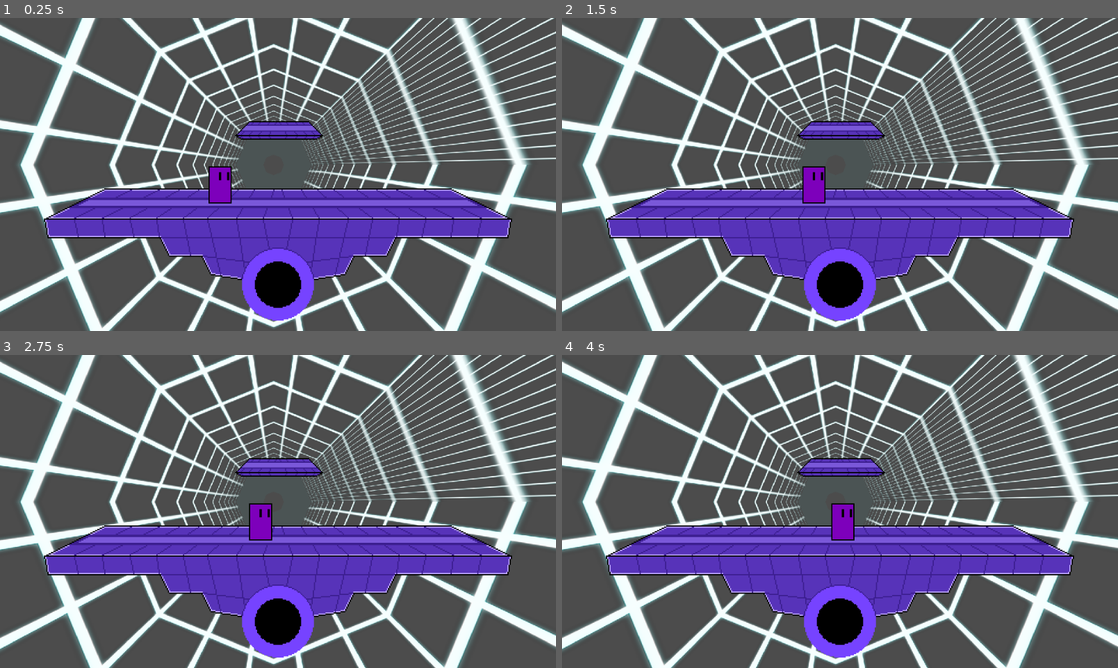
Above: before the commit, frames 1-4 (two rows, left to right).
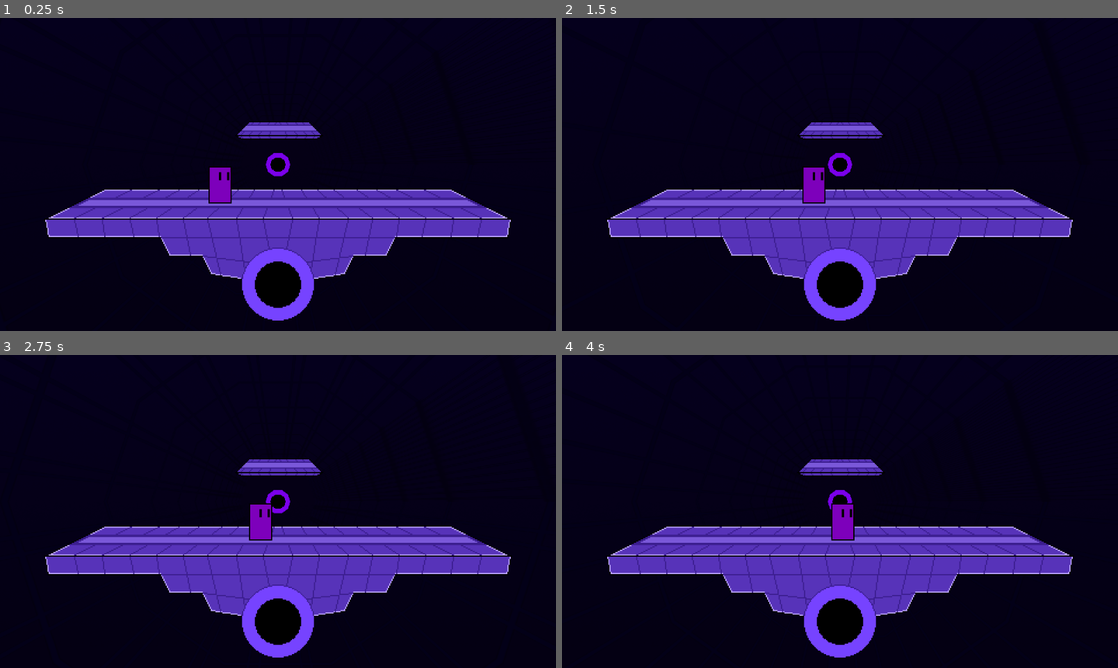
Above: after the commit, the same moments.

Repository: Logn35/SmashBox
Game: Godot game, scene res://Stages/Test Stage.tscn
The game is run twice, just before and just after one commit, with the same random seed, the same clock (stepped at 60 frames per second) and the same inputs.
Inputs:
- Up to frame 1 (0.25 s): no input
- Up to frame 2 (1.5 s): tap Enter at 0.5 s; hold D (moveRight) 0.53-1.28 s; hold Space (jump, bound only before the commit) 0.53-1.28 s; hold A (moveLeft) from 1.28 s (still down); tap Space (jump, bound only before the commit) at 1.35 s
- Up to frame 3 (2.75 s): tap Space (jump, bound only before the commit) at 1.52, 1.82 s; release A (moveLeft) at 2.03 s; hold D (moveRight) from 2.03 s (still down); hold Space (jump, bound only before the commit) from 2.03 s (still down)
- Up to frame 4 (4 s): release Space (jump, bound only before the commit) at 2.78 s; tap Space (jump, bound only before the commit) at 2.85, 3.02, 3.32 s; release D (moveRight) at 3.53 s; hold A (moveLeft) from 3.53 s (still down); hold Space (jump, bound only before the commit) from 3.53 s (still down)

The runs differ from the first frame. In frame 1, 81% of the frame differs, in the area x 0-100%, y 0-100%; in frame 2, 81%; in frame 3, 81%; in frame 4, 81%.

Commit message:
Edited 3d Background

Diff:
--- a/Actors/TestCharacter.tscn
+++ b/Actors/TestCharacter.tscn
@@ -12,6 +12,8 @@
 
 [node name="TestCharacter" type="KinematicBody2D"]
 script = ExtResource( 2 )
+speed = null
+gravity = null
 
 [node name="Character Sprite" type="Sprite" parent="."]
 texture = ExtResource( 1 )
@@ -22,4 +24,5 @@
 [node name="Hurtbox" type="Area2D" parent="."]
 
 [node name="CollisionShape2D" type="CollisionShape2D" parent="Hurtbox"]
+scale = Vector2( 0.963141, 1 )
 shape = SubResource( 2 )
--- a/Assets/Stage Tiles/PlatformBlock.tscn
+++ b/Assets/Stage Tiles/PlatformBlock.tscn
@@ -3,14 +3,17 @@
 [ext_resource path="res://Assets/sprites/Masking/Platform Sprite.png" type="Texture" id=1]
 
 [sub_resource type="RectangleShape2D" id=1]
-extents = Vector2( 8, 8 )
+extents = Vector2( 16, 16 )
 
 [node name="Platform Block" type="Area2D"]
 
 [node name="CollisionShape2D" type="CollisionShape2D" parent="."]
+position = Vector2( 8, 8 )
 rotation = 3.14159
 shape = SubResource( 1 )
 one_way_collision = true
 
 [node name="Sprite" type="Sprite" parent="."]
+position = Vector2( 8, 8 )
+scale = Vector2( 2, 2 )
 texture = ExtResource( 1 )
--- /dev/null
+++ b/Stages/3d Test Background.tscn
@@ -0,0 +1,157 @@
+[gd_scene load_steps=36 format=2]
+
+[ext_resource path="res://Assets/Object Test Sequence/Comp 1_00010.png" type="Texture" id=1]
+[ext_resource path="res://Assets/Object Test Sequence/Comp 1_00009.png" type="Texture" id=2]
+[ext_resource path="res://Assets/Object Test Sequence/Comp 1_00002.png" type="Texture" id=3]
+[ext_resource path="res://Assets/Object Test Sequence/Comp 1_00001.png" type="Texture" id=4]
+[ext_resource path="res://Assets/Object Test Sequence/Comp 1_00000.png" type="Texture" id=5]
+[ext_resource path="res://Assets/Object Test Sequence/Comp 1_00011.png" type="Texture" id=6]
+[ext_resource path="res://Assets/Object Test Sequence/Comp 1_00003.png" type="Texture" id=7]
+[ext_resource path="res://Assets/Object Test Sequence/Comp 1_00012.png" type="Texture" id=8]
+[ext_resource path="res://Assets/Object Test Sequence/Comp 1_00005.png" type="Texture" id=9]
+[ext_resource path="res://Assets/Object Test Sequence/Comp 1_00007.png" type="Texture" id=10]
+[ext_resource path="res://Assets/Object Test Sequence/Comp 1_00008.png" type="Texture" id=11]
+[ext_resource path="res://Assets/Object Test Sequence/Comp 1_00013.png" type="Texture" id=12]
+[ext_resource path="res://Assets/Object Test Sequence/Comp 1_00024.png" type="Texture" id=13]
+[ext_resource path="res://Assets/Object Test Sequence/Comp 1_00027.png" type="Texture" id=14]
+[ext_resource path="res://Assets/Object Test Sequence/Comp 1_00022.png" type="Texture" id=15]
+[ext_resource path="res://Assets/Object Test Sequence/Comp 1_00025.png" type="Texture" id=16]
+[ext_resource path="res://Assets/Object Test Sequence/Comp 1_00023.png" type="Texture" id=17]
+[ext_resource path="res://Assets/Object Test Sequence/Comp 1_00028.png" type="Texture" id=18]
+[ext_resource path="res://Assets/Object Test Sequence/Comp 1_00021.png" type="Texture" id=19]
+[ext_resource path="res://Assets/Object Test Sequence/Comp 1_00018.png" type="Texture" id=20]
+[ext_resource path="res://Assets/Object Test Sequence/Comp 1_00020.png" type="Texture" id=21]
+[ext_resource path="res://Assets/Object Test Sequence/Comp 1_00014.png" type="Texture" id=22]
+[ext_resource path="res://Assets/Object Test Sequence/Comp 1_00029.png" type="Texture" id=23]
+[ext_resource path="res://Assets/Object Test Sequence/Comp 1_00016.png" type="Texture" id=24]
+[ext_resource path="res://Assets/Object Test Sequence/Comp 1_00019.png" type="Texture" id=25]
+[ext_resource path="res://Assets/Object Test Sequence/Comp 1_00015.png" type="Texture" id=26]
+[ext_resource path="res://Assets/Object Test Sequence/Comp 1_00017.png" type="Texture" id=27]
+[ext_resource path="res://Assets/Object Test Sequence/Comp 1_00026.png" type="Texture" id=28]
+
+[sub_resource type="Environment" id=1]
+ambient_light_color = Color( 1, 1, 1, 1 )
+tonemap_mode = 3
+glow_intensity = 2.99
+
+[sub_resource type="CylinderMesh" id=2]
+
+[sub_resource type="SpatialMaterial" id=3]
+flags_transparent = true
+params_diffuse_mode = 4
+uv1_scale = Vector3( 20, 100, 20 )
+uv1_triplanar_sharpness = 2.2974
+uv2_scale = Vector3( 100, 100, 100 )
+
+[sub_resource type="AnimatedTexture" id=4]
+flags = 23
+frames = 29
+fps = 20.2
+frame_0/texture = ExtResource( 5 )
+frame_1/texture = ExtResource( 4 )
+frame_1/delay_sec = 0.0
+frame_2/texture = ExtResource( 3 )
+frame_2/delay_sec = 0.0
+frame_3/texture = ExtResource( 7 )
+frame_3/delay_sec = 0.0
+frame_4/texture = ExtResource( 9 )
+frame_4/delay_sec = 0.0
+frame_5/texture = ExtResource( 9 )
+frame_5/delay_sec = 0.0
+frame_6/texture = ExtResource( 10 )
+frame_6/delay_sec = 0.0
+frame_7/texture = ExtResource( 11 )
+frame_7/delay_sec = 0.0
+frame_8/texture = ExtResource( 2 )
+frame_8/delay_sec = 0.0
+frame_9/texture = ExtResource( 1 )
+frame_9/delay_sec = 0.0
+frame_10/texture = ExtResource( 6 )
+frame_10/delay_sec = 0.0
+frame_11/texture = ExtResource( 8 )
+frame_11/delay_sec = 0.0
+frame_12/texture = ExtResource( 12 )
+frame_12/delay_sec = 0.0
+frame_13/texture = ExtResource( 22 )
+frame_13/delay_sec = 0.0
+frame_14/texture = ExtResource( 26 )
+frame_14/delay_sec = 0.0
+frame_15/texture = ExtResource( 24 )
+frame_15/delay_sec = 0.0
+frame_16/texture = ExtResource( 27 )
+frame_16/delay_sec = 0.0
+frame_17/texture = ExtResource( 20 )
+frame_17/delay_sec = 0.0
+frame_18/texture = ExtResource( 25 )
+frame_18/delay_sec = 0.0
+frame_19/texture = ExtResource( 21 )
+frame_19/delay_sec = 0.0
+frame_20/texture = ExtResource( 19 )
+frame_20/delay_sec = 0.0
+frame_21/texture = ExtResource( 15 )
+frame_21/delay_sec = 0.0
+frame_22/texture = ExtResource( 17 )
+frame_22/delay_sec = 0.0
+frame_23/texture = ExtResource( 13 )
+frame_23/delay_sec = 0.0
+frame_24/texture = ExtResource( 16 )
+frame_24/delay_sec = 0.0
+frame_25/texture = ExtResource( 28 )
+frame_25/delay_sec = 0.0
+frame_26/texture = ExtResource( 14 )
+frame_26/delay_sec = 0.0
+frame_27/texture = ExtResource( 18 )
+frame_27/delay_sec = 0.0
+frame_28/texture = ExtResource( 23 )
+frame_28/delay_sec = 0.0
+
+[sub_resource type="SpatialMaterial" id=5]
+flags_transparent = true
+albedo_texture = SubResource( 4 )
+uv1_scale = Vector3( 20, 100, 20 )
+
+[sub_resource type="SpatialMaterial" id=6]
+vertex_color_is_srgb = true
+albedo_color = Color( 0.403922, 0, 0.807843, 1 )
+
+[sub_resource type="SpatialMaterial" id=7]
+albedo_color = Color( 0, 0, 0, 1 )
+
+[node name="3d Background" type="Viewport"]
+size = Vector2( 1980, 1080 )
+
+[node name="Background" type="Spatial" parent="."]
+
+[node name="Camera" type="Camera" parent="Background"]
+fov = 97.2
+
+[node name="WorldEnvironment" type="WorldEnvironment" parent="Background"]
+environment = SubResource( 1 )
+
+[node name="MeshInstance" type="MeshInstance" parent="Background"]
+transform = Transform( 0.0936613, 11.2844, 0.546617, -0.885289, 4.35036, -0.336673, -0.455511, -6.13468, 0.766721, 2.86285, 3.39039, 4.35112 )
+visible = false
+cast_shadow = 0
+mesh = SubResource( 2 )
+material/0 = SubResource( 3 )
+
+[node name="Tube" type="CSGTorus" parent="Background"]
+transform = Transform( 0.996913, 0, 0, 0, -4.68517e-06, -0.996893, 0, 28.7574, -1.62415e-07, 0, 0, -10 )
+calculate_tangents = false
+invert_faces = true
+inner_radius = 1.0
+outer_radius = 2.0
+sides = 10
+material = SubResource( 5 )
+
+[node name="Beep Logo" type="CSGTorus" parent="Background"]
+transform = Transform( 0.5, 4.32443e-21, -9.45134e-29, 0, -4.37114e-08, -0.5, -2.16221e-21, 1, -2.18557e-08, 0, 0, -22.7425 )
+inner_radius = 1.509
+outer_radius = 3.01
+sides = 10
+material = SubResource( 6 )
+
+[node name="CSGCylinder" type="CSGCylinder" parent="Background"]
+transform = Transform( 2.65431e-14, 1.62921e-07, 1, 1, -1.62921e-07, 2.0047e-20, 1.62921e-07, 1, -1.62921e-07, 0.00242853, -0.021235, -22.7171 )
+sides = 10
+material = SubResource( 7 )
--- /dev/null
+++ b/Stages/Test Stage Background.tscn
@@ -0,0 +1,10 @@
+[gd_scene load_steps=3 format=2]
+
+[ext_resource path="res://Assets/Sprites/Stages/Test Background.png" type="Texture" id=1]
+[ext_resource path="res://Assets/Sprites/Stages/Test Background1.png" type="Texture" id=2]
+
+[node name="Stage Background" type="Sprite"]
+texture = ExtResource( 1 )
+
+[node name="Stage Background Grid" type="Sprite" parent="."]
+texture = ExtResource( 2 )
--- a/Stages/Test Stage.tscn
+++ b/Stages/Test Stage.tscn
@@ -10,33 +10,22 @@
 [ext_resource path="res://scripts/3d in 2d.gd" type="Script" id=8]
 [ext_resource path="res://Assets/Sprites/Stages/Test Stage Background.png" type="Texture" id=9]
 [ext_resource path="res://Assets/Sprites/Masking/Platform Sprite.png" type="Texture" id=10]
-[ext_resource path="res://Assets/Object Test.png" type="Texture" id=11]
-
-[sub_resource type="Environment" id=1]
-ambient_light_color = Color( 1, 1, 1, 1 )
-tonemap_mode = 3
-glow_intensity = 2.99
-
-[sub_resource type="CylinderMesh" id=2]
-
-[sub_resource type="SpatialMaterial" id=3]
-flags_transparent = true
-params_diffuse_mode = 4
-albedo_texture = ExtResource( 11 )
-uv1_scale = Vector3( 20, 100, 20 )
-uv1_triplanar_sharpness = 2.2974
-uv2_scale = Vector3( 100, 100, 100 )
-
-[sub_resource type="SpatialMaterial" id=4]
-flags_transparent = true
-albedo_texture = ExtResource( 11 )
-uv1_scale = Vector3( 20, 100, 20 )
+[ext_resource path="res://Stages/3d Test Background.tscn" type="PackedScene" id=11]
+[ext_resource path="res://Assets/Background Test.png" type="Texture" id=12]
 
 [node name="Test Stage" type="Node2D"]
 script = ExtResource( 8 )
 
+[node name="3d Background" parent="." instance=ExtResource( 11 )]
+transparent_bg = true
+render_target_v_flip = true
+
+[node name="Background" type="Sprite" parent="."]
+position = Vector2( 480, 270 )
+texture = ExtResource( 12 )
+
 [node name="2d 3d Background" type="Sprite" parent="."]
-position = Vector2( 472.563, 253.629 )
+position = Vector2( 480, 253 )
 scale = Vector2( 0.679684, 0.671373 )
 texture = ExtResource( 10 )
 
@@ -98,31 +87,3 @@
 [node name="Test Stage Foreground" type="Sprite" parent="."]
 position = Vector2( 480, 266 )
 texture = ExtResource( 7 )
-
-[node name="3d Background" type="Viewport" parent="."]
-size = Vector2( 1980, 1080 )
-transparent_bg = true
-render_target_v_flip = true
-
-[node name="Background" type="Spatial" parent="3d Background"]
-
-[node name="Camera" type="Camera" parent="3d Background/Background"]
-fov = 97.2
-
-[node name="WorldEnvironment" type="WorldEnvironment" parent="3d Background/Background"]
-environment = SubResource( 1 )
-
-[node name="MeshInstance" type="MeshInstance" parent="3d Background/Background"]
-transform = Transform( 0.0936613, 11.2844, 0.546617, -0.885289, 4.35036, -0.336673, -0.455511, -6.13468, 0.766721, 2.86285, 3.39039, 4.35112 )
-visible = false
-cast_shadow = 0
-mesh = SubResource( 2 )
-material/0 = SubResource( 3 )
-
-[node name="CSGTorus" type="CSGTorus" parent="3d Background/Background"]
-transform = Transform( 1.00002, 0, 0, 0, -4.69977e-06, -1, 0, 28.847, -1.62921e-07, 0, 0, -10 )
-calculate_tangents = false
-invert_faces = true
-inner_radius = 1.0
-outer_radius = 2.0
-material = SubResource( 4 )
--- /dev/null
+++ b/Stages/test.gd
@@ -0,0 +1,16 @@
+extends Node2D
+
+
+# Declare member variables here. Examples:
+# var a = 2
+# var b = "text"
+
+
+# Called when the node enters the scene tree for the first time.
+func _ready():
+	pass # Replace with function body.
+
+
+# Called every frame. 'delta' is the elapsed time since the previous frame.
+#func _process(delta):
+#	pass
--- a/project.godot
+++ b/project.godot
@@ -47,16 +47,6 @@
 , Object(InputEventKey,"resource_local_to_scene":false,"resource_name":"","device":0,"alt":false,"shift":false,"control":false,"meta":false,"command":false,"pressed":false,"scancode":16777233,"unicode":0,"echo":false,"script":null)
  ]
 }
-jump={
-"deadzone": 0.5,
-"events": [ Object(InputEventKey,"resource_local_to_scene":false,"resource_name":"","device":0,"alt":false,"shift":false,"control":false,"meta":false,"command":false,"pressed":false,"scancode":32,"unicode":0,"echo":false,"script":null)
- ]
-}
-crouch={
-"deadzone": 0.5,
-"events": [ Object(InputEventKey,"resource_local_to_scene":false,"resource_name":"","device":0,"alt":false,"shift":false,"control":false,"meta":false,"command":false,"pressed":false,"scancode":67,"unicode":0,"echo":false,"script":null)
- ]
-}
 
 [layer_names]
 
Binary file added: Assets/Background Test.png
Not shown, added: Assets/Background Test.png.import
Binary file added: Assets/Object Test Sequence/Comp 1_00000.png
Not shown, added: Assets/Object Test Sequence/Comp 1_00000.png.import
Binary file added: Assets/Object Test Sequence/Comp 1_00001.png
Not shown, added: Assets/Object Test Sequence/Comp 1_00001.png.import
Binary file added: Assets/Object Test Sequence/Comp 1_00002.png
Not shown, added: Assets/Object Test Sequence/Comp 1_00002.png.import
Binary file added: Assets/Object Test Sequence/Comp 1_00003.png
Not shown, added: Assets/Object Test Sequence/Comp 1_00003.png.import
Binary file added: Assets/Object Test Sequence/Comp 1_00004.png
Not shown, added: Assets/Object Test Sequence/Comp 1_00004.png.import
(and 52 more such lines)
